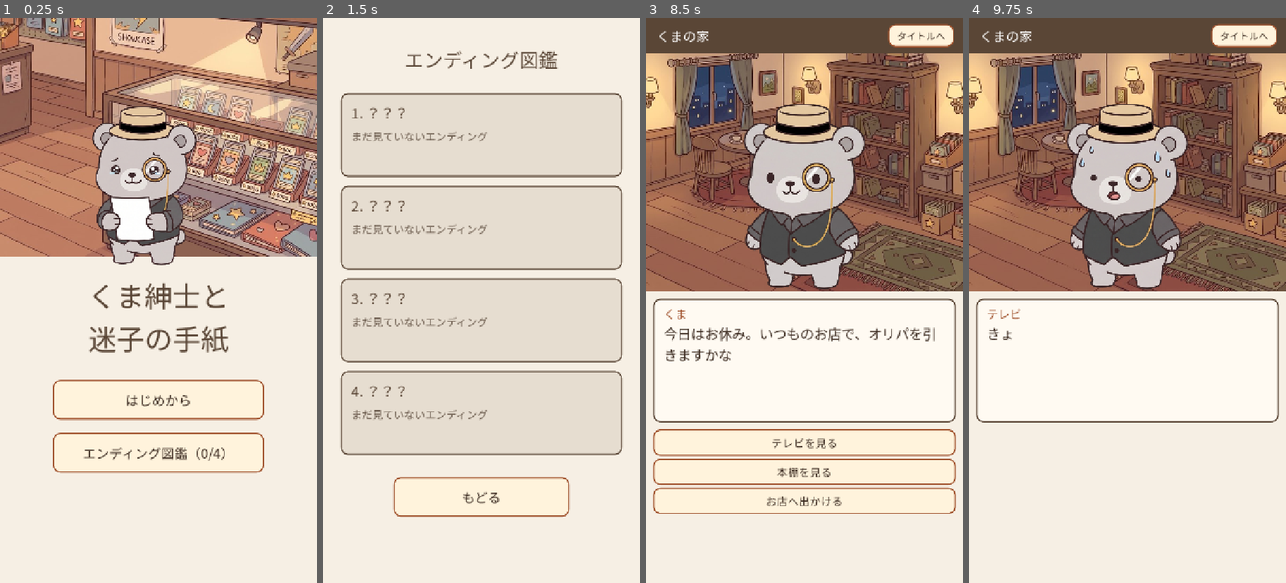
Above: before the commit, frames 1-4 (left to right).
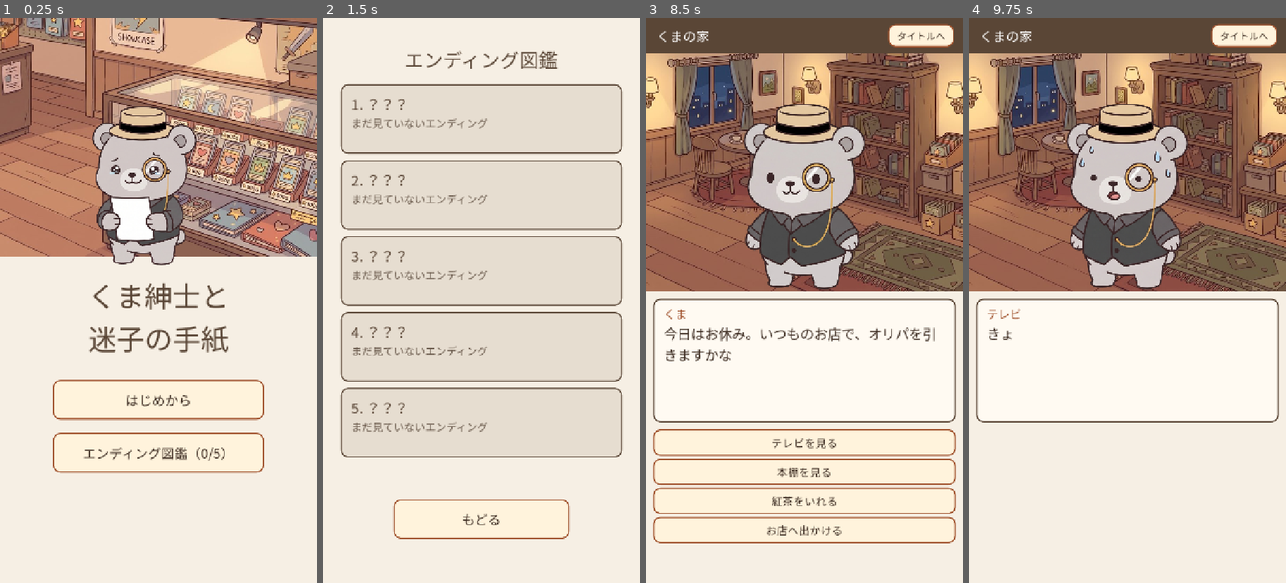
Above: after the commit, the same moments.

Repository: lalalalasuke-jpg/kuma-letter
Game: Godot game, scene res://scenes/main.tscn
The game is run twice, just before and just after one commit, with the same random seed, the same clock (stepped at 60 frames per second) and the same inputs.
Inputs (mouse positions are in pixels of both pictures, inside the frame that each line leads up to):
- Up to frame 1 (0.25 s): no input
- Up to frame 2 (1.5 s): click "タイトルへ" at 0.5 s; click "エンディング図鑑（0/4）" (after the commit: "エンディング図鑑（0/5）") at 1.25 s
- Up to frame 3 (8.5 s): click "もどる" at 2 s; click "はじめから" at 2.75 s; click "タイトルへ" at 3.5 s; click "はじめから" at 4.25 s; click "タイトルへ" at 5 s; click "エンディング図鑑（0/4）" (after the commit: "エンディング図鑑（0/5）") at 5.75 s; click "もどる" at 6.5 s; click "はじめから" at 7.25 s; tap Enter (ui_accept) at 8, 8.27 s; move the mouse to (804, 300) at 8.02 s; click (804, 300) at 8.17 s
- Up to frame 4 (9.75 s): click "テレビを見る" at 8.75 s; tap Enter (ui_accept) at 9.5 s; move the mouse to (1064, 328) at 9.52 s; click (1064, 328) at 9.67 s

The runs differ from the first frame. In frame 1, less than 0.1% of the frame differs, in the area x 67-70%, y 76-78%; in frame 2, 9.3%, in the area x 5-95%, y 11-93%; in frame 3, 1.2%; in frame 4, nothing differs.

Commit message:
ボリュームアップ: 会話を3段階＋ほかの人の話を聞いたあとの反応、家の調べもの（本棚2回目・紅茶）、オリパを引く（3口・占いを見ていたら大当たり→引ききると新END「紳士、沼にはまる」）、図鑑5枠
Co-Authored-By: Claude Opus 5.5 <noreply@anthropic.com>

Diff:
--- a/scenes/main.gd
+++ b/scenes/main.gd
@@ -14,6 +14,7 @@
 	["good", "届いた手紙", "手がかりを集めて、ふくろうのおじいさんに手紙を届けた"],
 	["azuke", "お店に預けた手紙", "手紙はお店から、持ち主のもとへ"],
 	["hitochigai", "人ちがい", "思いきって声をかけたけれど……"],
+	["numa", "紳士、沼にはまる", "占いの1位を信じて、オリパを引きつづけた"],
 	["rain", "雨宿りの約束", "雨の日のお店で、あの日の続きが始まった"],
 ]
 const PLACE := {"home": "くまの家", "outside": "カードショップ", "oripa": "カードショップ",
@@ -315,7 +316,7 @@
 	var bw := (W - 32 - 10) / 2.0 if choice_box.columns == 2 else W - 32.0
 	for o in opts:
 		var b := button(o.text, 25)
-		b.custom_minimum_size = Vector2(bw, 60 if opts.size() <= 5 else 70)
+		b.custom_minimum_size = Vector2(bw, 60 if opts.size() <= 5 or opts.size() > 8 else 70)
 		if visited.has(o.to):  # もう見た選択肢は少しうすく
 			b.add_theme_color_override("font_color", Color("9a8a7c"))
 		b.pressed.connect(func(): choose(o.to))
@@ -427,26 +428,26 @@
 	t.position = Vector2(0, 60)
 	t.size = Vector2(W, 60)
 	overlay.add_child(t)
-	var y := 170
+	var y := 150
 	for i in ENDINGS.size():
 		var e: Array = ENDINGS[i]
 		var got := seen.has(e[0])
 		var p := Panel.new()
 		p.position = Vector2(40, y)
-		p.size = Vector2(W - 80, 190)
+		p.size = Vector2(W - 80, 158)
 		p.add_theme_stylebox_override("panel", box(Color("fffaf2") if got else Color("e6ddd0"), Color("5a4636")))
 		overlay.add_child(p)
 		var head := label("%d. %s" % [i + 1, Tr.t(e[1]) if got else "？？？"], 32, Color("5a4636"))
 		head.position = Vector2(24, 20)
 		p.add_child(head)
 		var body := label(Tr.t(e[2]) if got else "まだ見ていないエンディング", 24, Color("6a5a4c"))
-		body.position = Vector2(24, 80)
-		body.size = Vector2(W - 128, 100)
+		body.position = Vector2(24, 70)
+		body.size = Vector2(W - 128, 80)
 		body.autowrap_mode = TextServer.AUTOWRAP_WORD_SMART
 		p.add_child(body)
-		y += 210
+		y += 172
 	var b := button("もどる", 30)
-	b.position = Vector2(160, 1040)
+	b.position = Vector2(160, 1040 + 50)
 	b.size = Vector2(W - 320, 90)
 	b.pressed.connect(show_title)
 	overlay.add_child(b)
--- a/tools/check_story.gd
+++ b/tools/check_story.gd
@@ -10,6 +10,14 @@
 	"hitochigai": ["お店へ出かける", "たぬきくんと話す", "手紙を届けに行く", "ふくろうのおじいさん", "大会の会場"],
 	"rain": ["テレビを見る", "テレビを見る", "テレビを見る", "お店へ出かける", "持っていかない",
 		"窓の外を見る", "もう少しお店にいる"],
+	"numa": ["テレビを見る", "お店へ出かける", "オリパを引く", "オリパを引く", "オリパを引く"],
+	"broke_then_azuke": ["お店へ出かける", "オリパを引く", "オリパを引く", "オリパを引く", "!オリパを引く",
+		"手紙を届けに行く", "まだわからない……お店に預ける"],
+	"talk_all_good": ["本棚を見る", "本棚を見る", "紅茶をいれる", "紅茶をいれる", "お店へ出かける",
+		"たぬきくんと話す", "きつねくんと話す", "きつねくんと話す", "きつねくんと話す", "きつねくんと話す",
+		"たぬきくんと話す", "たぬきくんと話す", "たぬきくんと話す", "うさぎさんと話す", "うさぎさんと話す",
+		"うさぎさんと話す", "うさぎさんと話す", "喫茶店へ行く", "喫茶店へ行く", "喫茶店へ行く", "喫茶店へ行く",
+		"手紙を届けに行く", "ふくろうのおじいさん", "公園"],
 	"umbrella_no_rain": ["テレビを見る", "テレビを見る", "テレビを見る", "お店へ出かける", "傘を持っていく",
 		"窓の外を見る", "!もう少しお店にいる", "手紙を届けに行く", "うさぎさん"],
 }
@@ -45,7 +53,7 @@
 	for r in ROUTES:
 		var res := play(m, ROUTES[r])
 		lines += res[1]
-		var want: String = "rain" if r == "rain" else ("hitochigai" if r == "umbrella_no_rain" else r)
+		var want: String = {"umbrella_no_rain": "hitochigai", "broke_then_azuke": "azuke", "talk_all_good": "good"}.get(r, r)
 		if res[0] != want:
 			bad("%s: 着いたのは %s" % [r, res[0]])
 		else:
--- a/tools/screenshot.gd
+++ b/tools/screenshot.gd
@@ -10,6 +10,7 @@
 	["rain", ["stay", 0]],
 	["rain2", ["stay", 3]],
 	["good", ["good", 4]],
+	["bigwin", ["oripa_big", 3]],
 	["cafe", ["cafe", 2]],
 	["park", ["good", 0]],
 	["park2", ["good", 2]],
Not shown, changed: story/story.txt
